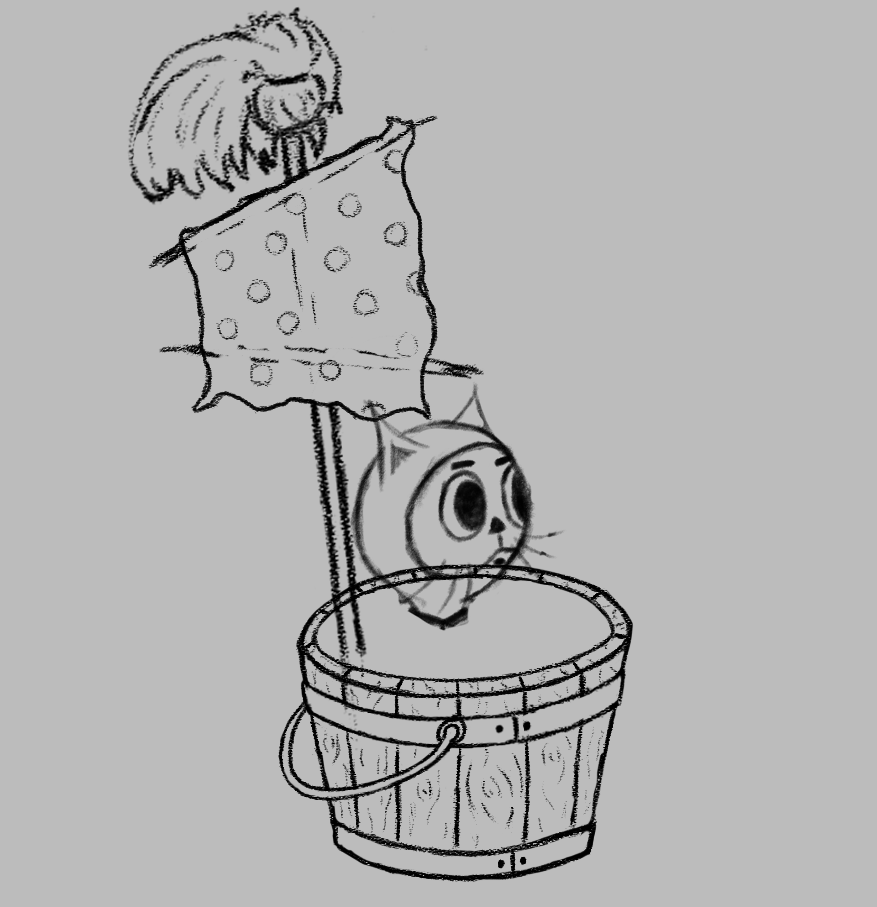
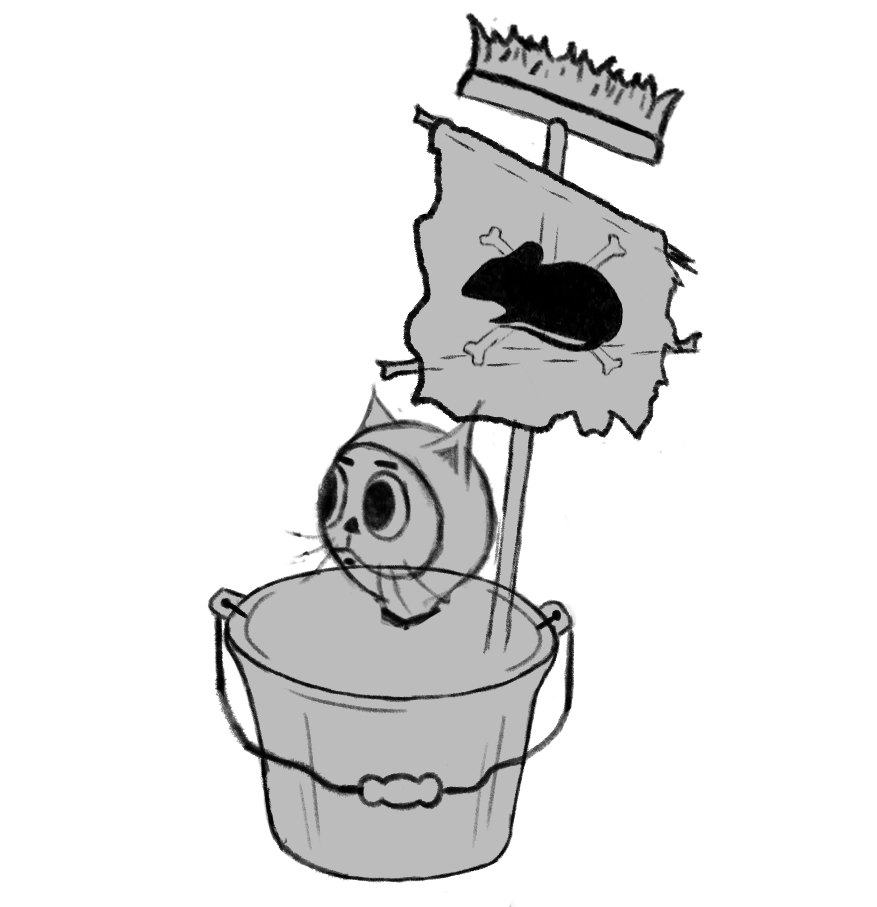
The second 877 × 907 image is a revision of the first. Changes to its layers:
showed group "Group 6" (13 layers) over [0, 0, 724, 907]
moved "Layer 0" into group "Group 6", painted on it over [0, 0, 877, 907]
hid group "Group 4" (11 layers) over [126, 0, 850, 907]
